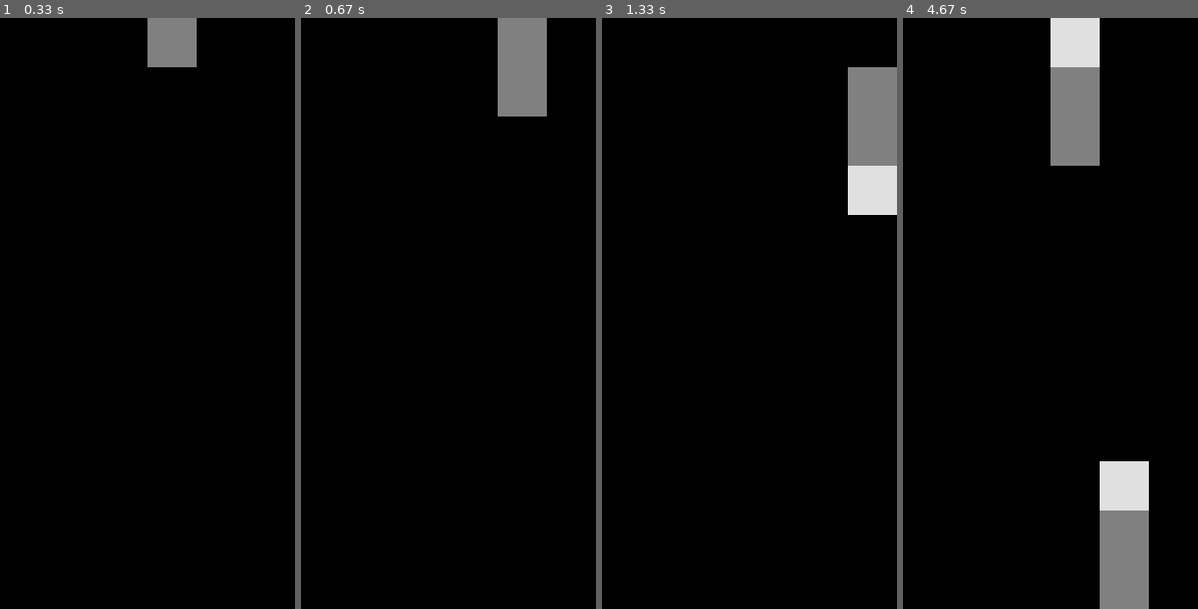
Above: before the commit, frames 1-4 (left to right).
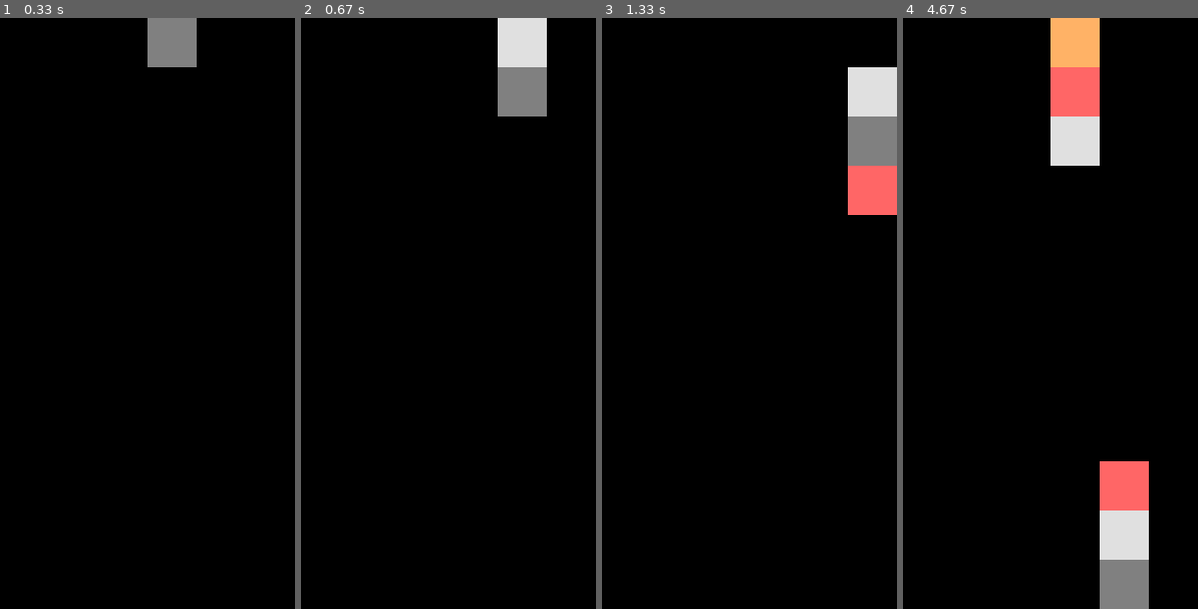
Above: after the commit, the same moments.

Repository: tommyli3318/Columns-2
Game: pygame game, started from main.py
The game is run twice, just before and just after one commit, with the same random seed, the same clock (stepped at 60 frames per second) and the same inputs.
Inputs:
- Up to frame 1 (0.33 s): no input
- Up to frame 2 (0.67 s): hold Right from 0.33 s (still down)
- Up to frame 3 (1.33 s): release Right at 0.8 s; hold Right 0.83-1.3 s; tap Space at 0.9, 1.2 s
- Up to frame 4 (4.67 s): hold Left 1.33-1.87 s; tap Space at 1.4, 1.7, 1.97, 2.27, 2.4, 2.7, 3.07, 3.37, 3.57, 3.87, 4.07, 4.37, 4.57 s; hold Left 1.9-2.3 s; hold Right 2.33-2.97 s; hold Left 3-3.47 s; hold Right 3.5-3.97 s; hold Right 4-4.47 s; hold Left from 4.5 s (still down)

Frame 1 is identical in both runs. In frame 2, 1.4% of the frame differs, in the area x 66-84%, y 0-9%; in frame 3, 2.8%; in frame 4, 6.9%, in the area x 50-84%, y 0-92%.

Commit message:
bug fixes, added multi-matching, implemented scoring system which rewards big combos

Diff:
--- a/gamelogic.py
+++ b/gamelogic.py
@@ -95,12 +95,12 @@
 		#grabs two unique numbers from 0 to 9, puts them into a list
 		#TESTING
 		#index = random.sample(range(0, 9), 2)
-		index = random.sample(range(0, 2), 2)
+		index = random.sample(range(0, 4), 2)
 		#this implementation ensures that the faller will not have 3 blocks of the same color
 		color1 = self.settings.colors[index[0]]
 		color2 = self.settings.colors[index[1]]
 		#TESTING
-		color3 = random.choice(self.settings.colors[0:2])
+		color3 = random.choice(self.settings.colors[0:4])
 		#randomizes the x position where the faller appears
 		x1 = random.choice([0,50,100,150,200,250])
 		x2 = x1
Not shown, changed: README.md
